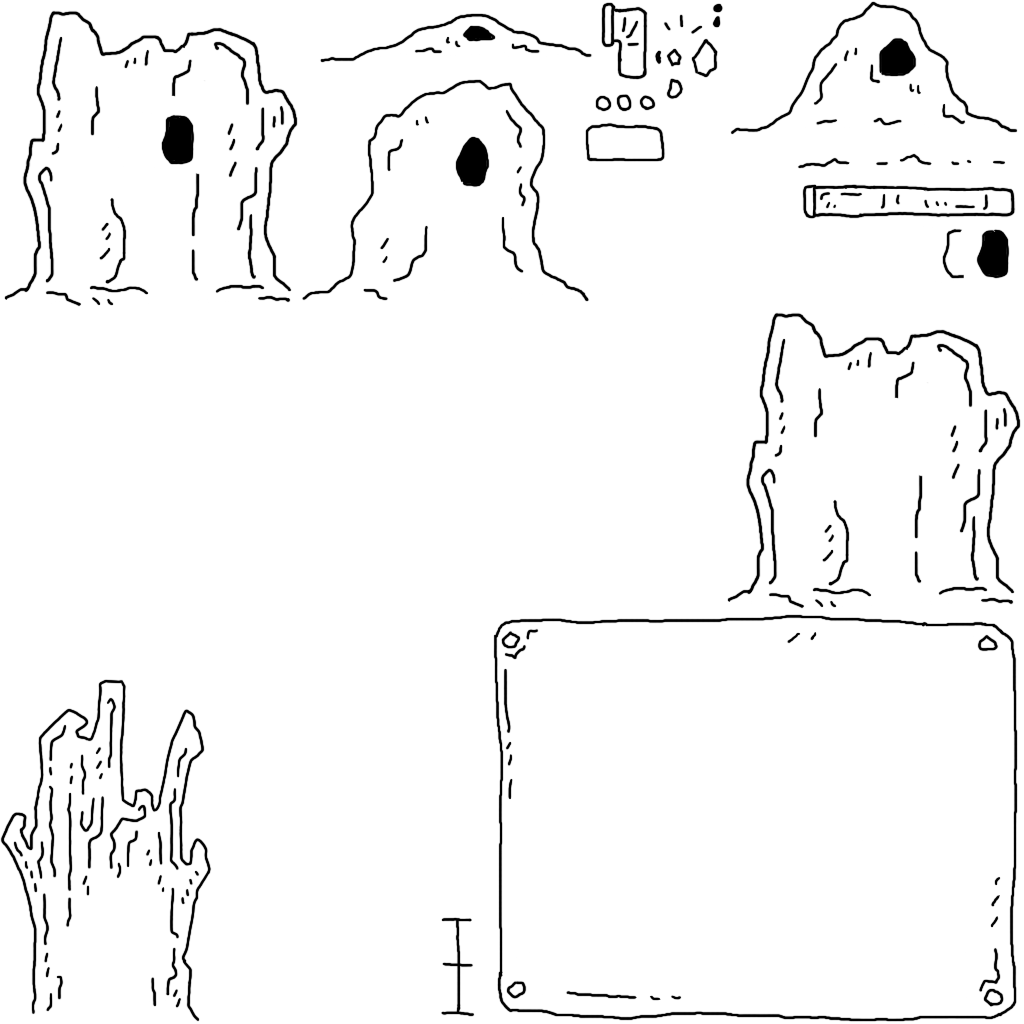
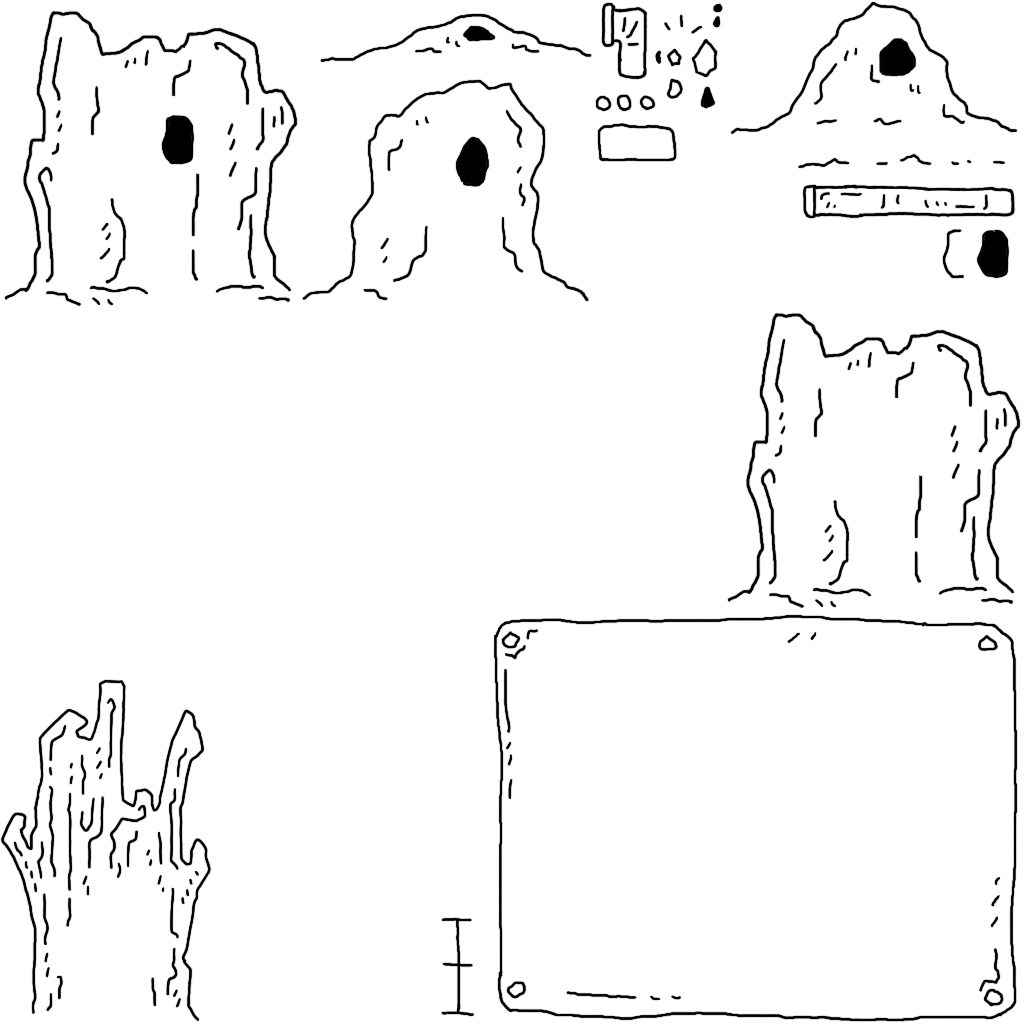
Layered file, before and after one edit (1024 x 1024). Changes by layer:
added layer "メーター" in group "スイッチ" over [700, 86, 716, 109]
painted on "スイッチ" (2nd of 2, in "カプセルみつける" › "スイッチ") over [585, 122, 678, 162]
